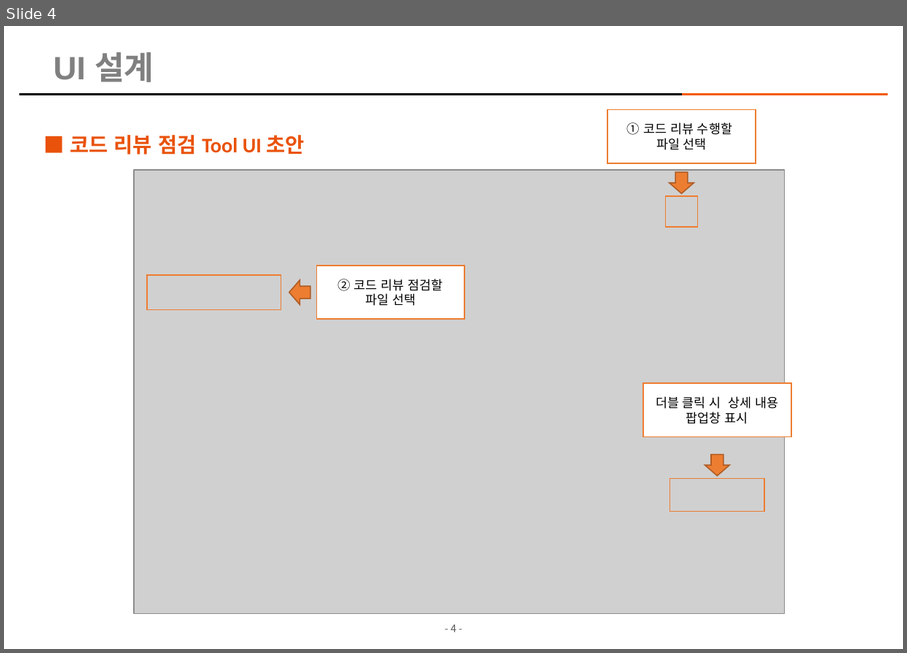
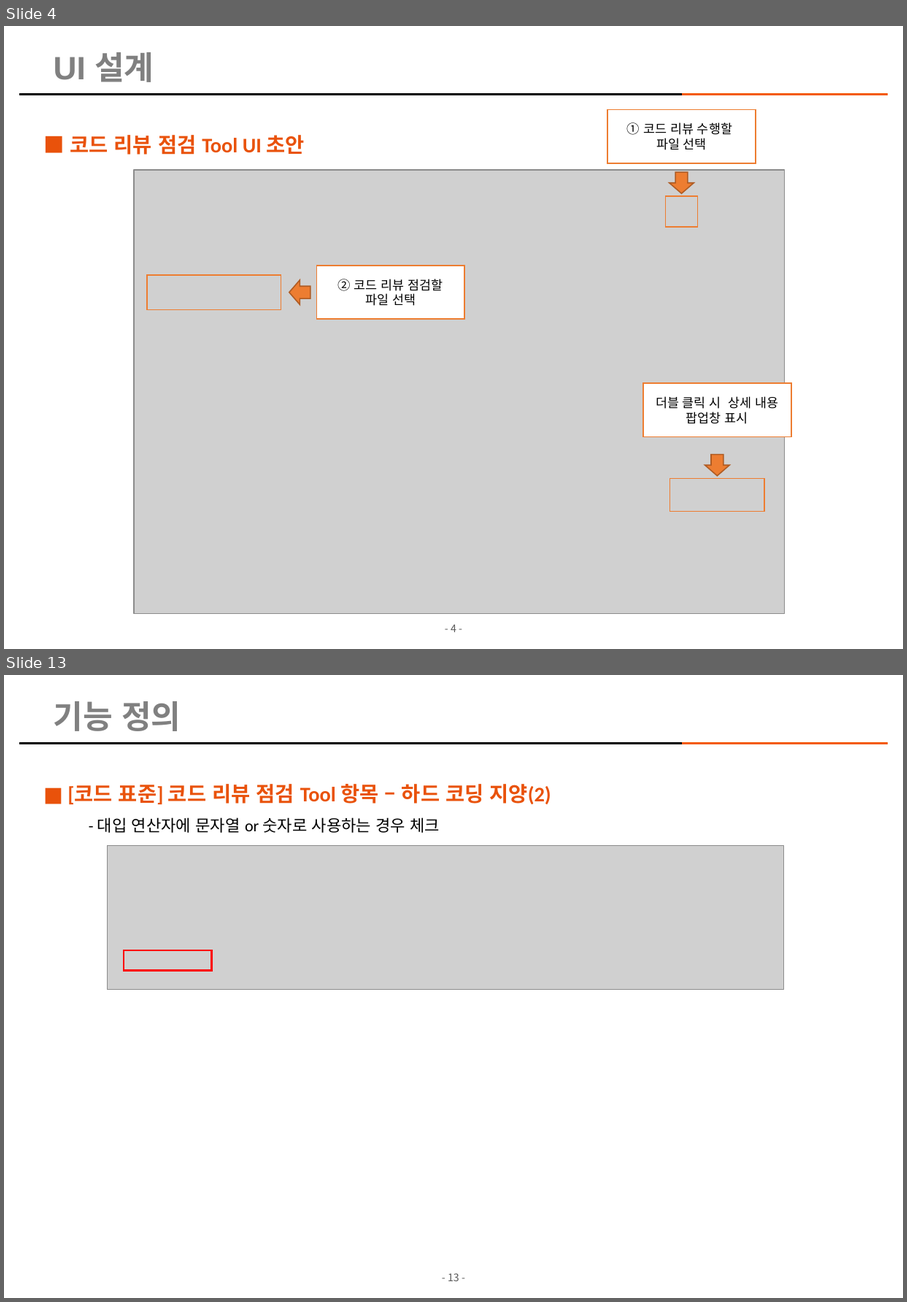
Before and after one commit to kimhopepa/PythonPjt, a slide deck: CodeReviewTool/doc/CodeReview_점검_Tool_개발계획서_rev06.pptx. Shown one above the other, each under a label of ours: slide 4 before the commit, slides 4 and 13 after it; the slides between them are not shown. The pictures are 907x653 and 907x1302 pixels, drawn with LibreOffice and Linux fonts; fonts in the diff are those of the drawing; grey boxes stand for pictures; background and template pictures are left out. Boxes give left, top, right and bottom in pixels: in the first picture for what was removed or moved away, otherwise in the second. Text is boxed around its words. In the diff, an @@ line names an element or a change of style, - is before the commit and + after.

```diff
--- a/CodeReviewTool/doc/CodeReview_점검_Tool_개발계획서_rev06.pptx
+++ b/CodeReviewTool/doc/CodeReview_점검_Tool_개발계획서_rev06.pptx
@@ slide 13 added at box(4, 675, 903, 1298), background picture (left out); not listed: 3 template elements that a slide beside it also shows @@
@@ title added at box(54, 701, 181, 731), 28 pt, text #808080, bold @@
+기능 정의
@@ text added at box(68, 784, 551, 833), 18 pt, text #E9520B, bold @@
+■ [코드 표준] 코드 리뷰 점검 Tool 항목 – 하드 코딩 지양(2)
+  - 대입 연산자에 문자열 or 숫자로 사용하는 경우 체크
@@ picture added at box(107, 846, 784, 990) @@
@@ rectangle added at box(124, 951, 211, 971), outline #FF0000 1.5 pt @@
```
Also in this commit, not shown: 6 slides changed, 4 other slides added, 10 slides removed, 7 other files.
